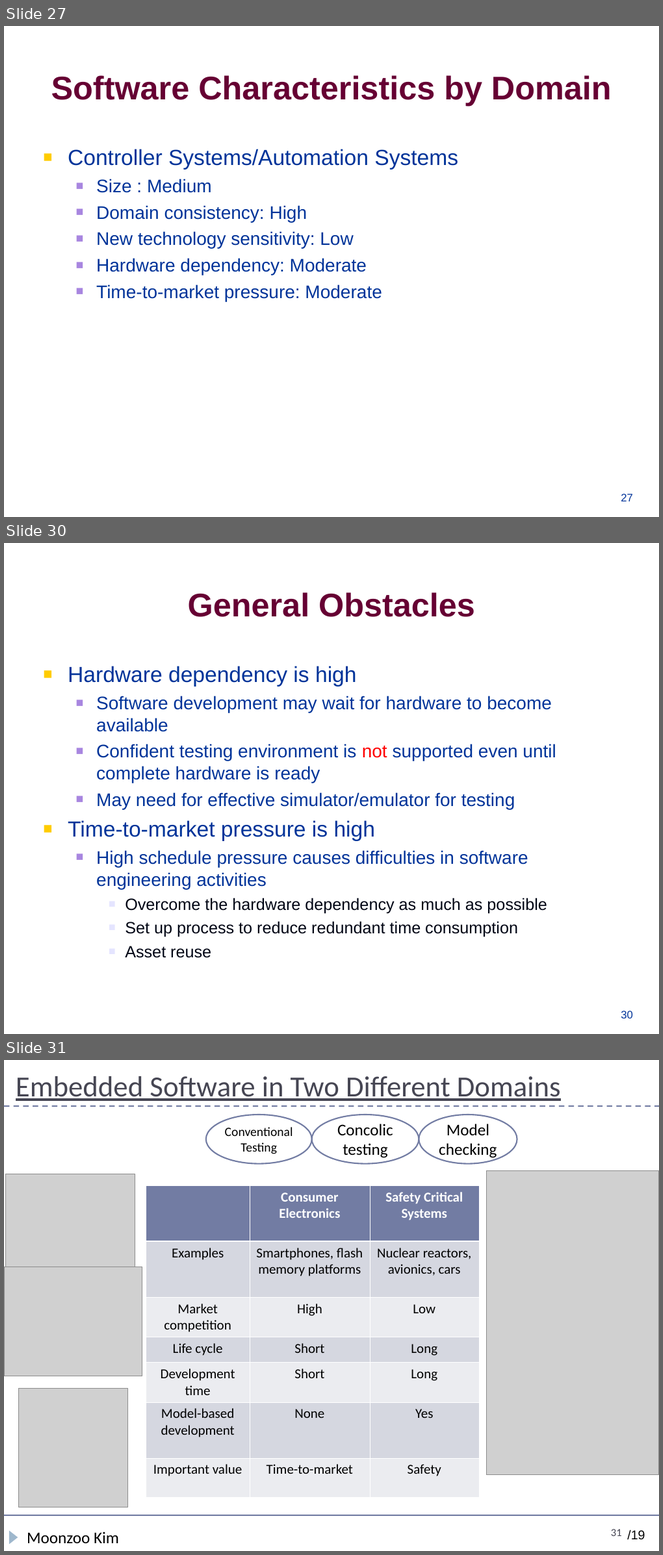
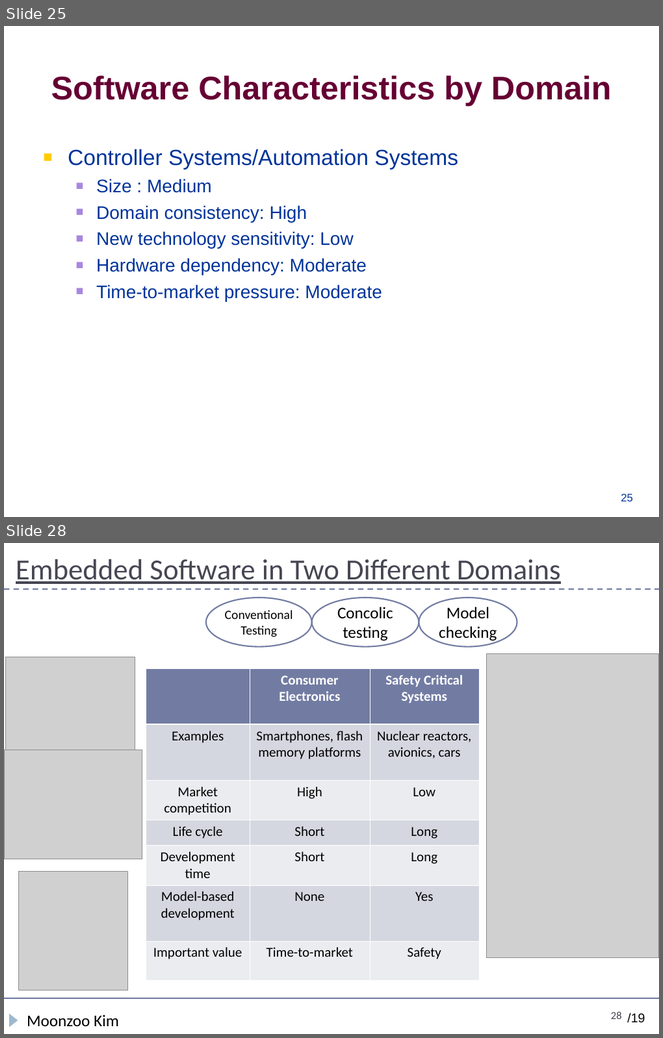
Before and after one commit to swtv-kaist/cs350-fall25, a slide deck: slides/lec3-se_overview.ppt. Shown one above the other, each under a label of ours: slides 27, 30 and 31 before the commit, slides 25 and 28 after it; the slides between them are not shown. The pictures are 663x1555 and 663x1038 pixels, drawn with LibreOffice and Linux fonts; fonts in the diff are those of the drawing; grey boxes stand for pictures; background and template pictures are left out. Boxes give left, top, right and bottom in pixels: in the first picture for what was removed or moved away, otherwise in the second. Text is boxed around its words. In the diff, an @@ line names an element or a change of style, - is before the commit and + after.

```diff
--- a/slides/lec3-se_overview.ppt
+++ b/slides/lec3-se_overview.ppt
@@ slide 30 removed at (x1=4, y1=543, x2=659, y2=1034), background #FFFFFF @@
@@ title removed at (x1=188, y1=592, x2=475, y2=617) @@
-General Obstacles
@@ text removed at (x1=68, y1=666, x2=556, y2=958) @@
-■ Hardware dependency is high
-  ■ Software development may wait for hardware to become available
-  ■ Confident testing environment is not supported even until complete hardware is ready
-  ■ May need for effective simulator/emulator for testing
-■ Time-to-market pressure is high
-  ■ High schedule pressure causes difficulties in software engineering activities
-    ■ Overcome the hardware dependency as much as possible
-    ■ Set up process to reduce redundant time consumption
-    ■ Asset reuse
@@ page number removed at (x1=621, y1=1011, x2=633, y2=1019) @@
-30
@@ what was slide 27 is now slide 25 @@
@@ page number at (x1=621, y1=494, x2=633, y2=502): text changed @@
-27
+25
@@ what was slide 31 is now slide 28 @@
@@ page number at (x1=611, y1=1012, x2=622, y2=1019): text changed @@
-31
+28
```
Also in this commit, not shown: 3 slides changed, 2 other slides removed, 1 other file.
